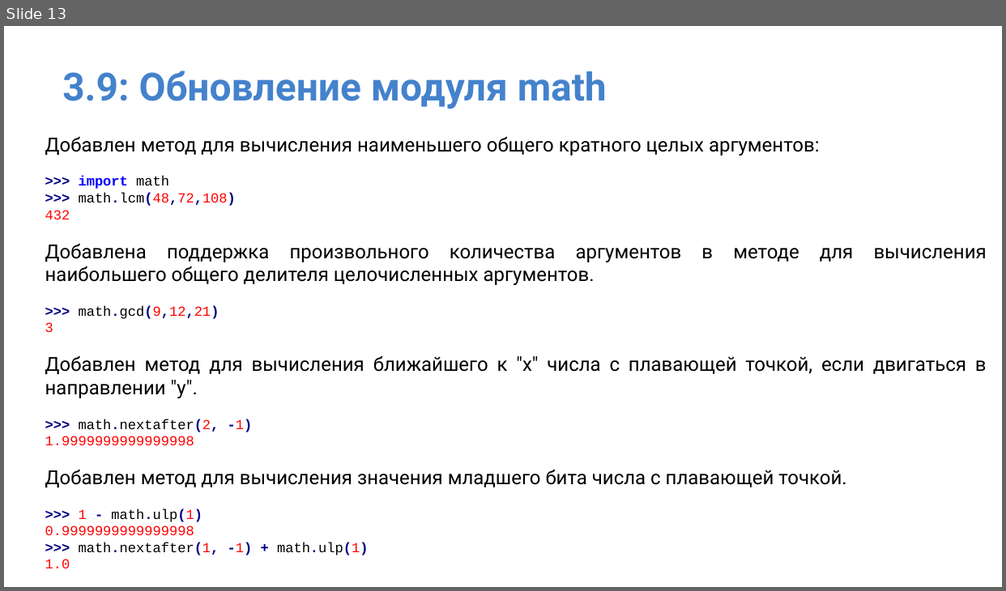
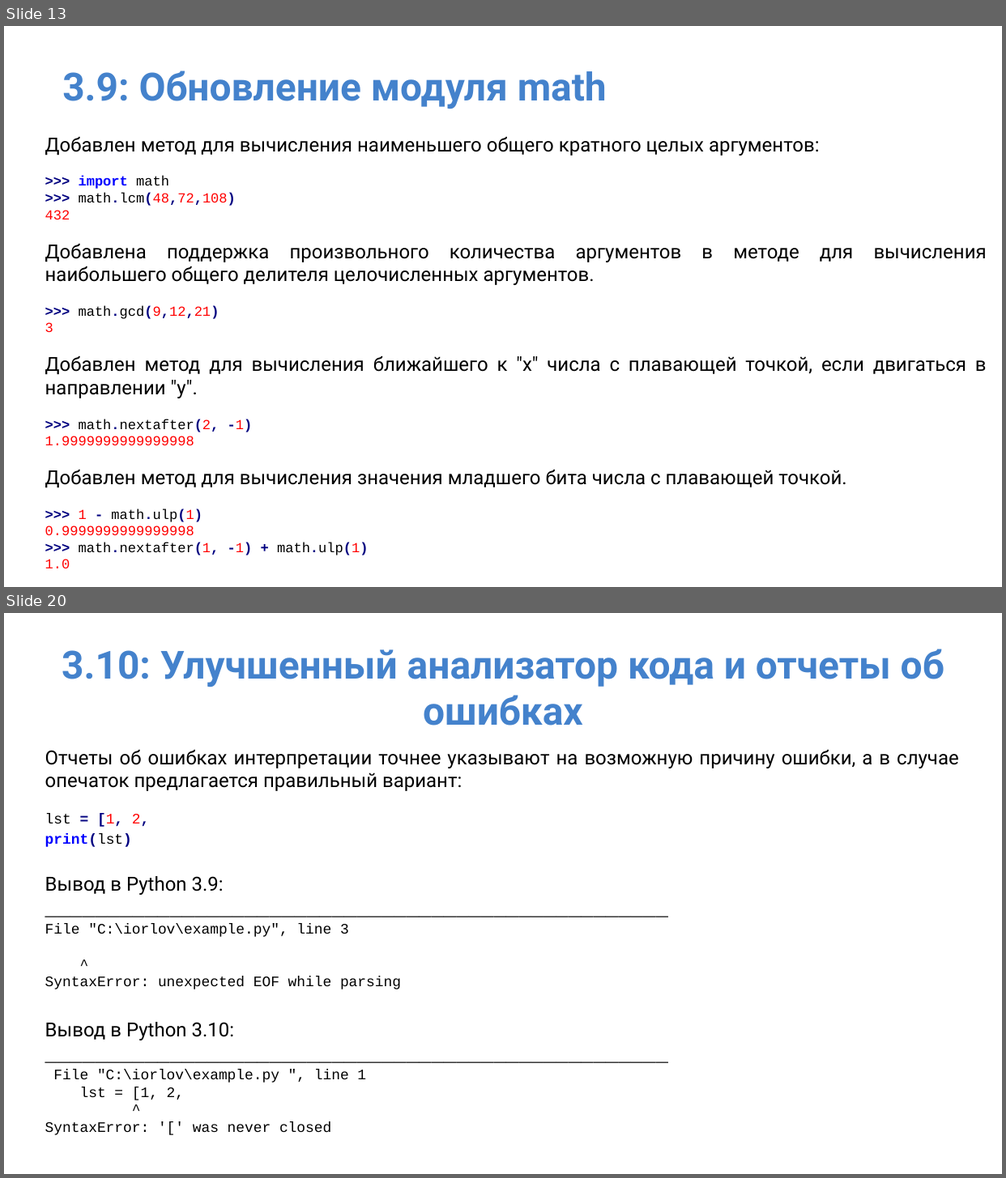
Before and after one commit to IlyaOrlov/PythonCourseKupno, a slide deck: Lectures/py_lec_8.pptx. Shown one above the other, each under a label of ours: slide 13 before the commit, slides 13 and 20 after it; the slides between them are not shown. The pictures are 1006x591 and 1006x1178 pixels, drawn with LibreOffice and Linux fonts; fonts in the diff are those of the drawing. Boxes give left, top, right and bottom in pixels: in the first picture for what was removed or moved away, otherwise in the second. Text is boxed around its words. In the diff, an @@ line names an element or a change of style, - is before the commit and + after.

```diff
--- a/Lectures/py_lec_8.pptx
+++ b/Lectures/py_lec_8.pptx
@@ slide 20 added at [4,613,1002,1174], background #FFFFFF @@
@@ title added at [62,649,944,726], 28 pt, text #4482CC, bold @@
+3.10: Улучшенный анализатор кода и отчеты об ошибках
@@ text added at [45,749,959,1135], 10.5 pt, text #000000 @@
+Отчеты об ошибках интерпретации точнее указывают на возможную причину ошибки, а в случае опечаток предлагается правильный вариант:
+lst = [1, 2,
+print(lst)
+Вывод в Python 3.9:
+__________________________________________________
+File "C:\iorlov\example.py", line 3
+^
+SyntaxError: unexpected EOF while parsing
+Вывод в Python 3.10:
+__________________________________________________
+File "C:\iorlov\example.py ", line 1
+lst = [1, 2,
+^
+SyntaxError: '[' was never closed
```
Also in this commit, not shown: 2 slides changed, 9 other slides added, 2 other files.
